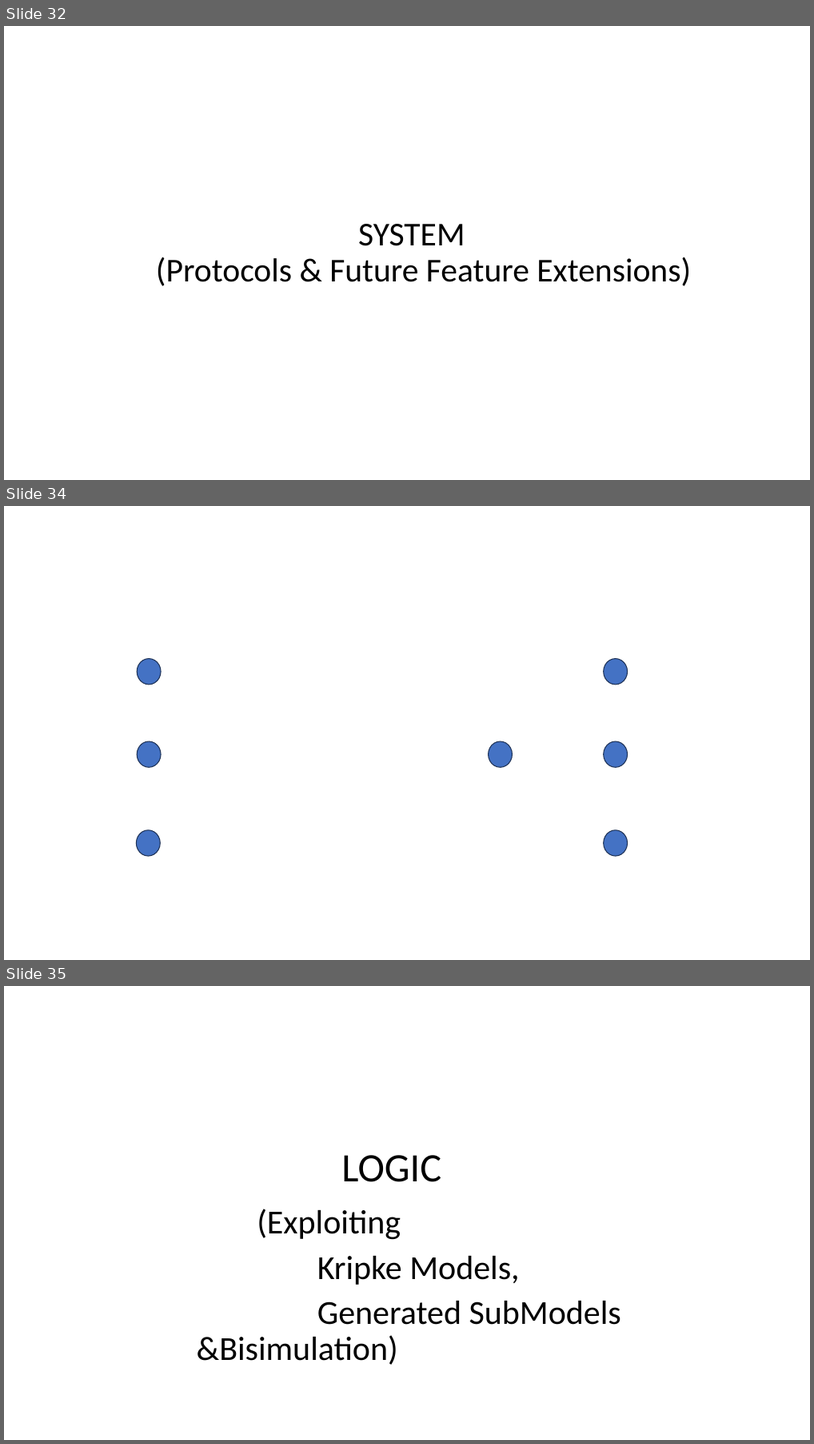
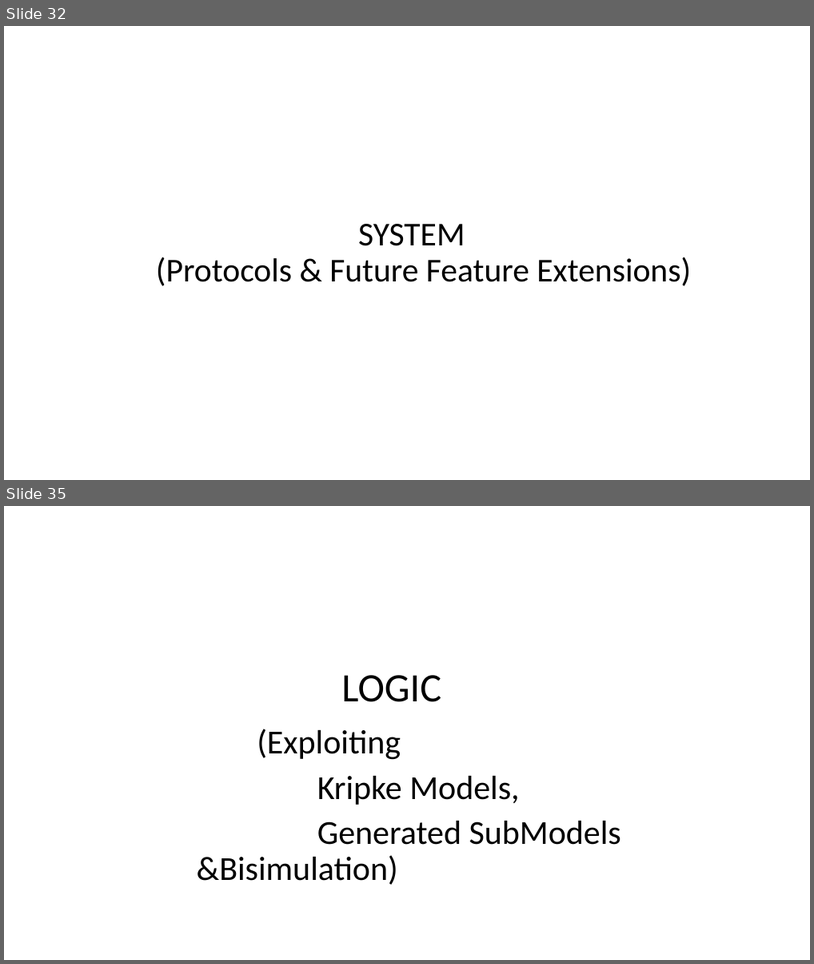
Before and after one commit to Contingent-Systems/modal_abstractions_presentations, a slide deck: thesis_proposal/proposal.pptx. Shown one above the other, each under a label of ours: slides 32, 34 and 35 before the commit, slides 32 and 35 after it; the slides between them are not shown. The pictures are 814x1444 and 814x964 pixels, drawn with LibreOffice and Linux fonts; fonts in the diff are those of the drawing. Boxes give left, top, right and bottom in pixels: in the first picture for what was removed or moved away, otherwise in the second. Text is boxed around its words. In the diff, an @@ line names an element or a change of style, - is before the commit and + after.

```diff
--- a/thesis_proposal/proposal.pptx
+++ b/thesis_proposal/proposal.pptx
@@ slide 34 removed at (x1=4, y1=506, x2=810, y2=960), background #FFFFFF @@
@@ ellipse removed at (x1=137, y1=659, x2=162, y2=684) @@
@@ ellipse removed at (x1=604, y1=659, x2=628, y2=684) @@
@@ ellipse removed at (x1=137, y1=741, x2=162, y2=768) @@
@@ ellipse removed at (x1=489, y1=741, x2=513, y2=768) @@
@@ ellipse removed at (x1=604, y1=741, x2=628, y2=768) @@
@@ ellipse removed at (x1=137, y1=830, x2=161, y2=856) @@
@@ ellipse removed at (x1=604, y1=830, x2=628, y2=856) @@
```
Also in this commit, not shown: 10 slides changed, 2 slides added, 1 other slide removed.
